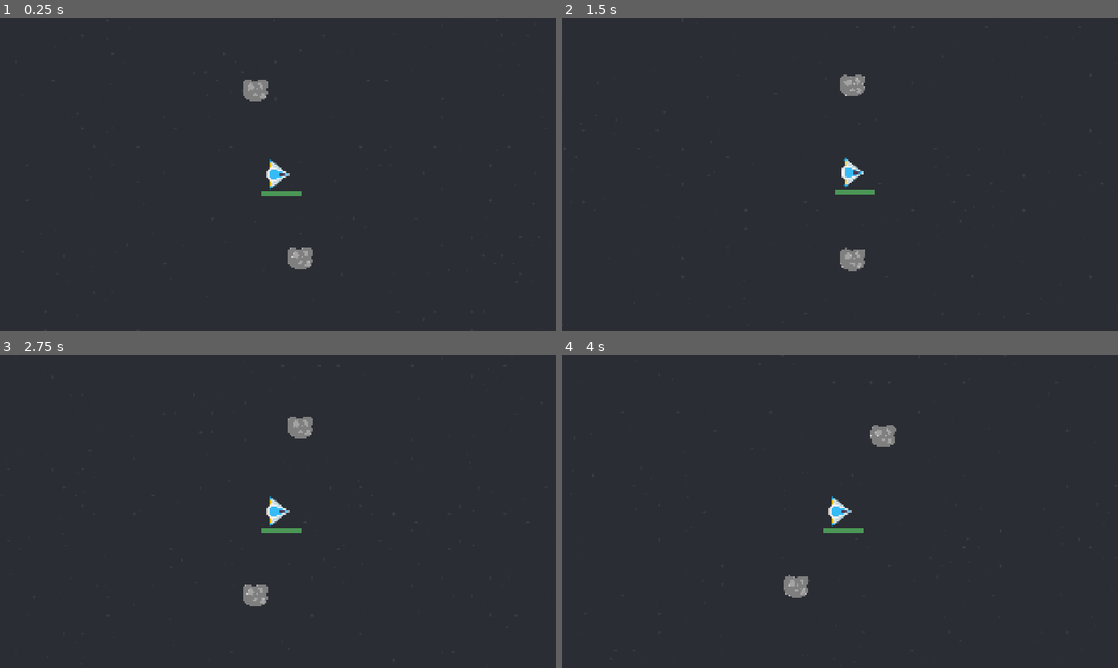
Above: before the commit, frames 1-4 (two rows, left to right).
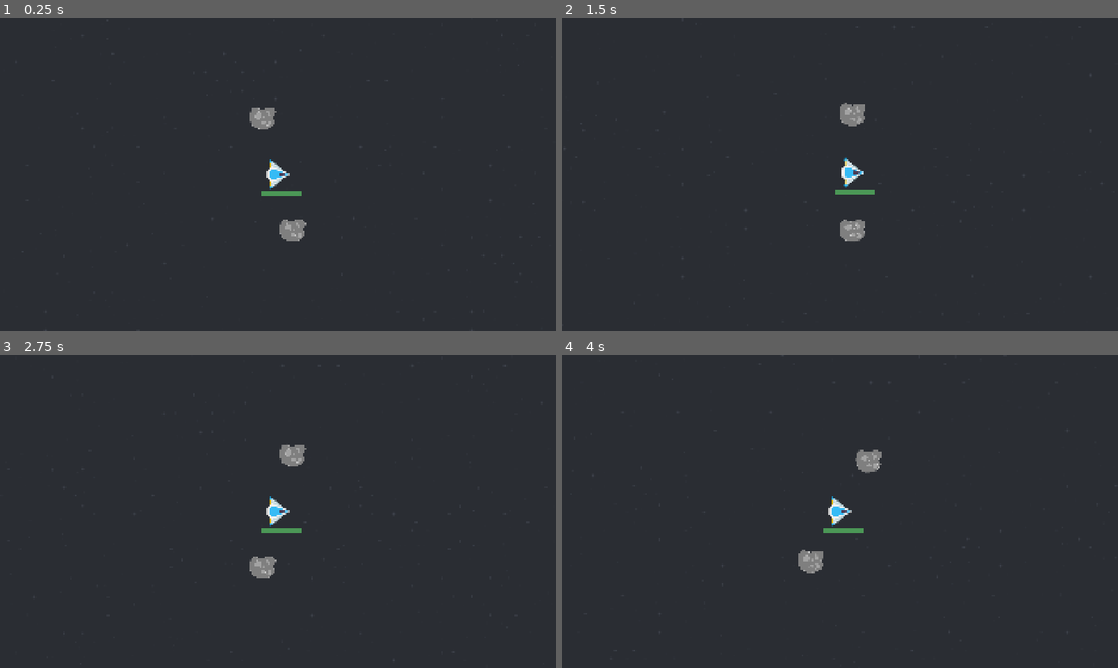
Above: after the commit, the same moments.

Repository: two-sticks-and-a-rock/space-arcade
Game: Godot game, scene res://scenes/main.tscn
Same seed, same stepped clock (60 frames per second), same inputs: the game is played once before the commit and once after it.
Inputs (mouse positions are in pixels of both pictures, inside the frame that each line leads up to):
- Up to frame 1 (0.25 s): no input
- Up to frame 2 (1.5 s): move the mouse to (962, 158) at 0.52 s; press the mouse at (962, 158) at 0.53 s; move the mouse to (728, 190) at 1.27 s; release the mouse at (728, 190) at 1.28 s; click (728, 190) at 1.35 s
- Up to frame 3 (2.75 s): move the mouse to (333, 442) at 2.02 s; press the mouse at (333, 442) at 2.03 s
- Up to frame 4 (4 s): move the mouse to (812, 574) at 2.77 s; release the mouse at (812, 574) at 2.78 s; click (812, 574) at 2.85 s; move the mouse to (1006, 558) at 3.52 s; press the mouse at (1006, 558) at 3.53 s

The runs differ from the first frame. In frame 1, 1.1% of the frame differs, in the area x 43-57%, y 19-81%; in frame 2, 1.1%, in the area x 50-55%, y 18-81%; in frame 3, 1.1%; in frame 4, 1.1%.

Commit message:
actually disable ring of orbiters

Diff:
--- a/scenes/player/player.gd
+++ b/scenes/player/player.gd
@@ -6,7 +6,7 @@
 
 @onready var hp_bar : ProgressBar = $hp
 
-var max_hp: int = 100
+var max_hp: int = 500
 var curr_hp: int = max_hp
 
 func _ready():
--- a/scenes/player/player_weapons/orbiter_ring.gd
+++ b/scenes/player/player_weapons/orbiter_ring.gd
@@ -9,7 +9,7 @@
 var size = 10
 var num_orbiters = 2
 var spin_speed = PI/36
-var distance_from_player = 300
+var distance_from_player = 200
 
 func _ready():
 	var child_pos = Vector2(distance_from_player, 0)
@@ -24,8 +24,10 @@
 	up_timer.start()
 	down_timer.stop()
 	ring.visible = true
+	ring.process_mode = Node.PROCESS_MODE_INHERIT
 
 func _on_up_timer_timeout():
 	down_timer.start()
 	up_timer.stop()
 	ring.visible = false
+	ring.process_mode = Node.PROCESS_MODE_DISABLED
